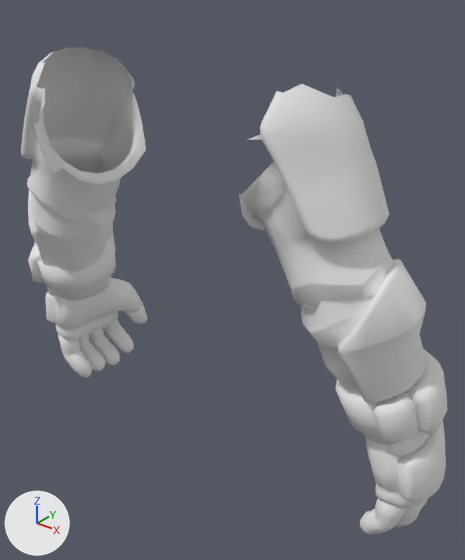
Two versions of the FBX model Assets/_Game/Factory/Diver/ExpeditionSleeves.fbx, one commit apart.
One viewpoint serves both versions: a 50 mm lens placed at (0.356, -0.356, 0.803), pointed at (0.027, 0.055, 0.548). The axes (+X, +Y, +Z) are drawn at lower left. The lights are the same throughout. The picture after the commit comes second.

Before the edit, the objects in view are built like this:
```python
me_tripo_mesh_13579055_001 = bpy.data.meshes.new('tripo_mesh_13579055.001')
me_tripo_mesh_13579055_001.from_pydata(...)  # 2000 vertices, 3786 faces; spans x -0.24..-0.079, y -0.049..0.123, z 0.355..0.741
me_tripo_mesh_13579055_001.materials.append(mat_tripo_mat_13579055)  # its picture is missing
me_tripo_mesh_13579055_002 = bpy.data.meshes.new('tripo_mesh_13579055.002')
me_tripo_mesh_13579055_002.from_pydata(...)  # 1874 vertices, 3542 faces; spans x 0.093..0.24, y -0.047..0.123, z 0.349..0.738
me_tripo_mesh_13579055_002.materials.append(mat_tripo_mat_13579055)  # its picture is missing
ob_leftsleeve = bpy.data.objects.new('LeftSleeve', me_tripo_mesh_13579055_001)
ob_leftsleeve.location = (0.0, 0.0, 0.0)
ob_rightsleeve = bpy.data.objects.new('RightSleeve', me_tripo_mesh_13579055_002)
ob_rightsleeve.location = (0.0, 0.0, 0.0)
```
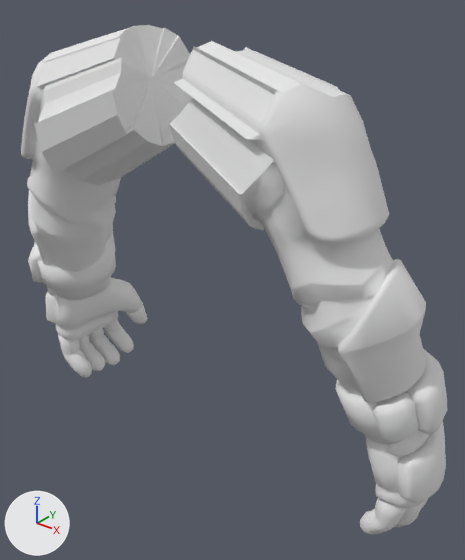
The edits, one by one:
me_tripo_mesh_13579055_001 is used by ob_leftsleeve; location (0.0, 0.0, 0.0).
me_tripo_mesh_13579055_001 had 2000 vertices, 3786 faces and spanned x -0.24..-0.079, y -0.049..0.123, z 0.355..0.741.
me_tripo_mesh_13579055_001 now has 2035 vertices, 3854 faces and spans x -0.24..-0.007, y -0.049..0.123, z 0.355..0.762.
Part 1, on me_tripo_mesh_13579055_001:
35 vertices are added at x -0.037..-0.007, y -0.029..0.061, z 0.672..0.762.
68 new faces join them.
me_tripo_mesh_13579055_002 is used by ob_rightsleeve; location (0.0, 0.0, 0.0).
me_tripo_mesh_13579055_002 had 1874 vertices, 3542 faces and spanned x 0.093..0.24, y -0.047..0.123, z 0.349..0.738.
me_tripo_mesh_13579055_002 now has 1910 vertices, 3612 faces and spans x 0.024..0.24, y -0.047..0.123, z 0.349..0.758.
Part 2, on me_tripo_mesh_13579055_002:
36 vertices are added at x 0.024..0.067, y -0.026..0.055, z 0.671..0.758.
70 new faces join them.

Boxes (x1, y1, x2, y2) around the edits, measured in the pictures (465 x 560 px):
'RightSleeve', reshaped (33% wider, 10% taller): before (239, 84, 447, 535); after (169, 41, 447, 535)
'LeftSleeve', reshaped (36% wider, 7% taller): before (21, 47, 147, 378); after (21, 25, 193, 378)
part 1 of me_tripo_mesh_13579055_001, added: after (34, 25, 193, 186)
part 2 of me_tripo_mesh_13579055_002, added: after (169, 41, 349, 225)
